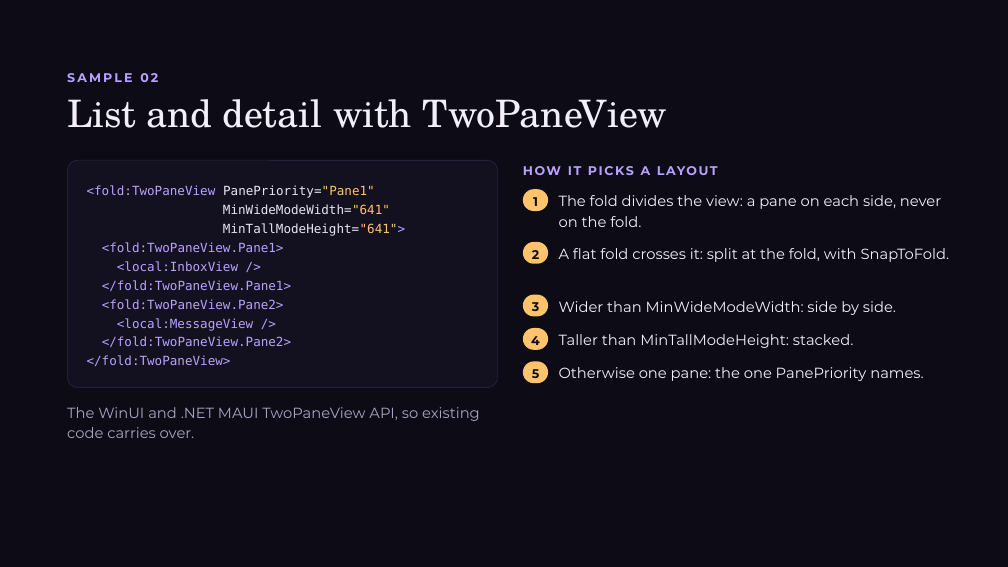
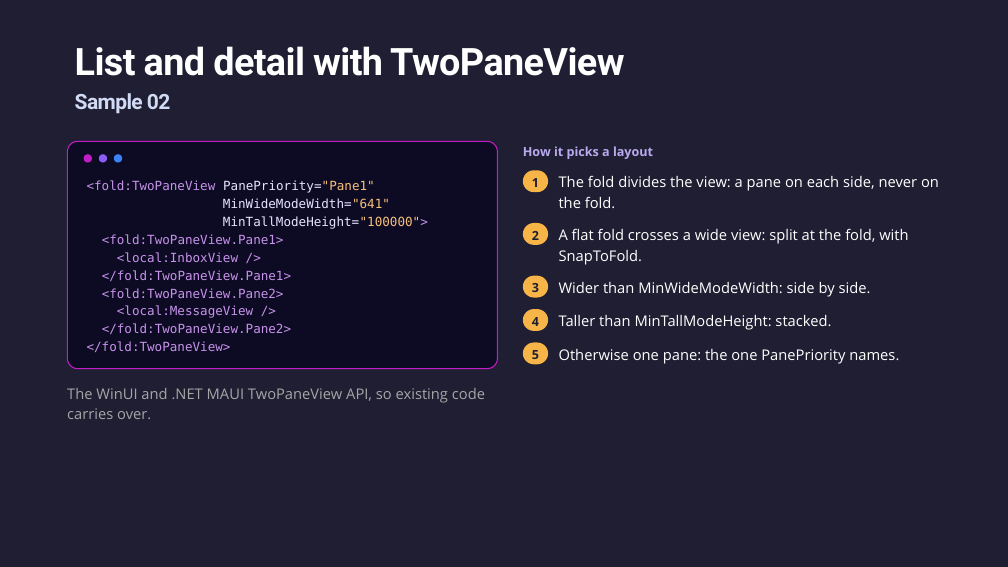
Before and after one commit to jsuarezruiz/dotnetconf2026-avalonia-foldables, a slide deck: slide 14 of Unfold Your UI Foldable Apps with .NET and Avalonia.pptx (slide 13 before the commit). Drawn at 1008x567 pixels with LibreOffice and Linux fonts; fonts in the diff are those of the drawing. Boxes give left, top, right and bottom in pixels: in the first picture for what was removed or moved away, otherwise in the second. Text is boxed around its words. In the diff, an @@ line names an element or a change of style, - is before the commit and + after.

```diff
--- a/Unfold Your UI Foldable Apps with .NET and Avalonia.pptx
+++ b/Unfold Your UI Foldable Apps with .NET and Avalonia.pptx
@@ background #0C0B16 to #1F1E32 @@
@@ title "List and detail with TwoPaneView": place and size @@
-title "List and detail with TwoPaneView" at (67, 99, 666, 128)
+title "List and detail with TwoPaneView" at (75, 46, 624, 76)
@@ title "List and detail with TwoPaneView" at (75, 46, 624, 76): font TeX Gyre Schola to Roboto, text colour #F2EFF9 to #FEFFFE, letter spacing 0 to -0.6 pt, bold on; line spacing 39.6pt to 34pt @@
@@ text at (75, 93, 170, 114): text changed; size 12 to 20 pt; font Montserrat to Roboto; text colour #B9A2FF to gradient #D2DBF5 to #8A95B6 @@
-SAMPLE 02
+Sample 02
@@ 5 texts, 5 freeform shapes, 1 rounded rectangle: place and size @@
-5 texts, 5 freeform shapes, 1 rounded rectangle at (67, 160, 941, 438)
+5 texts, 5 freeform shapes, 1 rounded rectangle at (67, 141, 939, 419)
@@ rounded rectangle "<fold:TwoPaneView PanePriority="Pane1"" at (67, 141, 498, 369): fill #13111F to #0D0B24; outline #2B2745 0.5 pt to #512BD4 1 pt @@
@@ text at (523, 146, 653, 159): text changed; font Montserrat to Open Sans; text colour #B9A2FF to #B9AAEE @@
-HOW IT PICKS A LAYOUT
+How it picks a layout
@@ ellipse added at (84, 154, 92, 163), fill #C21DC6 @@
@@ ellipse added at (99, 154, 107, 163), fill #8B5CF6 @@
@@ ellipse added at (114, 154, 123, 163), fill #3B82F6 @@
@@ text in rounded rectangle at (87, 180, 390, 352): text colour #B9A2FF to #C792EA in "<fold:TwoPaneView", "<fold:TwoPaneView.Pane1>", "<local:InboxView />", "</fold:TwoPaneView.Pane1>" and 4 more places; text colour #E7E3F3 to #E6E1FF, text colour #FFC46B to #F7C07A in "PanePriority="Pane1"", "MinWideModeWidth="641""; line spacing 18pt to 17pt @@
@@ text in rounded rectangle at (223, 216, 428, 229): text changed; text colour #E7E3F3 to #E6E1FF @@
-MinTallModeHeight="641">
+MinTallModeHeight="100000">
@@ text at (559, 228, 908, 265): text changed; font Montserrat to Open Sans; text colour #F2EFF9 to #FFFFFF @@
-A flat fold crosses it: split at the fold, with SnapToFold.
+A flat fold crosses a wide view: split at the fold, with SnapToFold.
@@ font Montserrat to Open Sans, text colour #0C0B16 to #1F1E32; fill #FFC46B to #F7B548 in 5 elements at (523, 170, 548, 192), (523, 223, 548, 245), (523, 309, 548, 331), (523, 343, 548, 364), (523, 276, 548, 298) @@
@@ font Montserrat to Open Sans, text colour #F2EFF9 to #FFFFFF in 4 elements at (559, 349, 899, 364), (559, 176, 939, 208), (559, 282, 871, 297), (559, 315, 831, 330) @@
@@ text "The WinUI and .NET MAUI ..." at (67, 388, 485, 419): font Montserrat to Open Sans, text colour #A9A3C0 to #A5A6A6 @@
```
Also in this commit, not shown: 26 other slides changed, 2 slides added, 1 slide removed, 1 other file.
